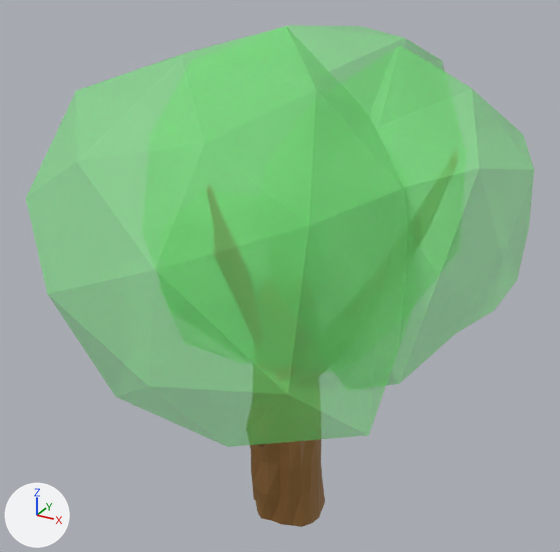
Renders of the glTF model data/t.gltf from each side of a commit.
One viewpoint serves both versions: a 50 mm camera at (13.9, -25.9, 23.0) aimed at (-0.1, -0.4, 10.2). Lighting does not change. The marker at lower left points along +X, +Y and +Z. Where no turn or scale is listed for an object, it has been applied to the vertices.
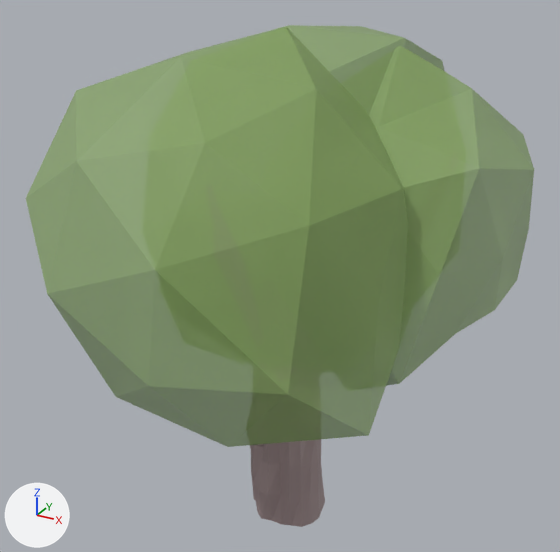
Changed parts and their boxes (x1, y1, x2, y2) in the pictures (560 x 552 px):
```json
{"object": "Icosphere", "change": "recoloured, surface changed", "before": [26, 25, 534, 447], "after": [26, 25, 534, 447]}
{"object": "Cylinder", "change": "recoloured", "before": [250, 439, 325, 527], "after": [250, 439, 325, 527], "on screen": "brown to grey"}
```

Scene script edits in JSON lines:
```json
{"op": "set", "path": "mat_material_002.base_color", "old": "(0.302, 0.145, 0.0353)", "new": "(0.366, 0.276, 0.281)", "note": "brown #956a35 -> grey #a38f90"}
{"op": "set", "path": "mat_green.base_color", "old": "(0.239, 1.0, 0.255)", "new": "(0.305, 0.468, 0.153)", "note": "green #86ff8a -> green #96b66d"}
{"op": "set", "path": "mat_green.alpha", "old": "0.4", "new": "0.6"}
```
